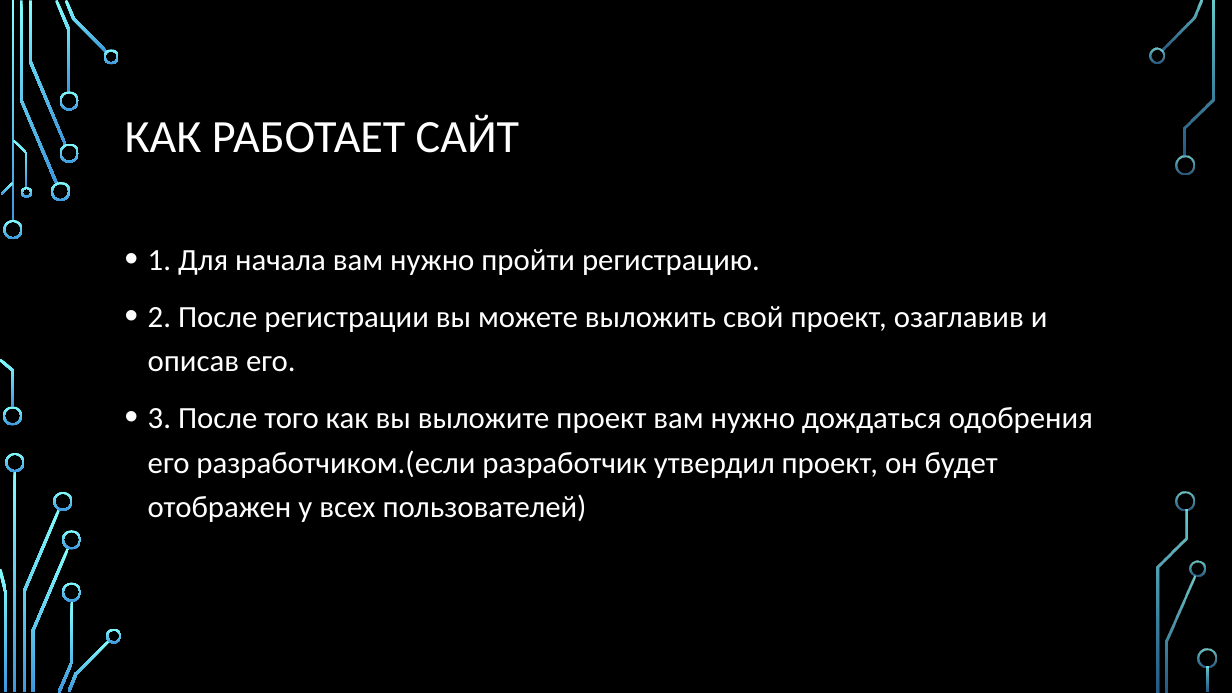
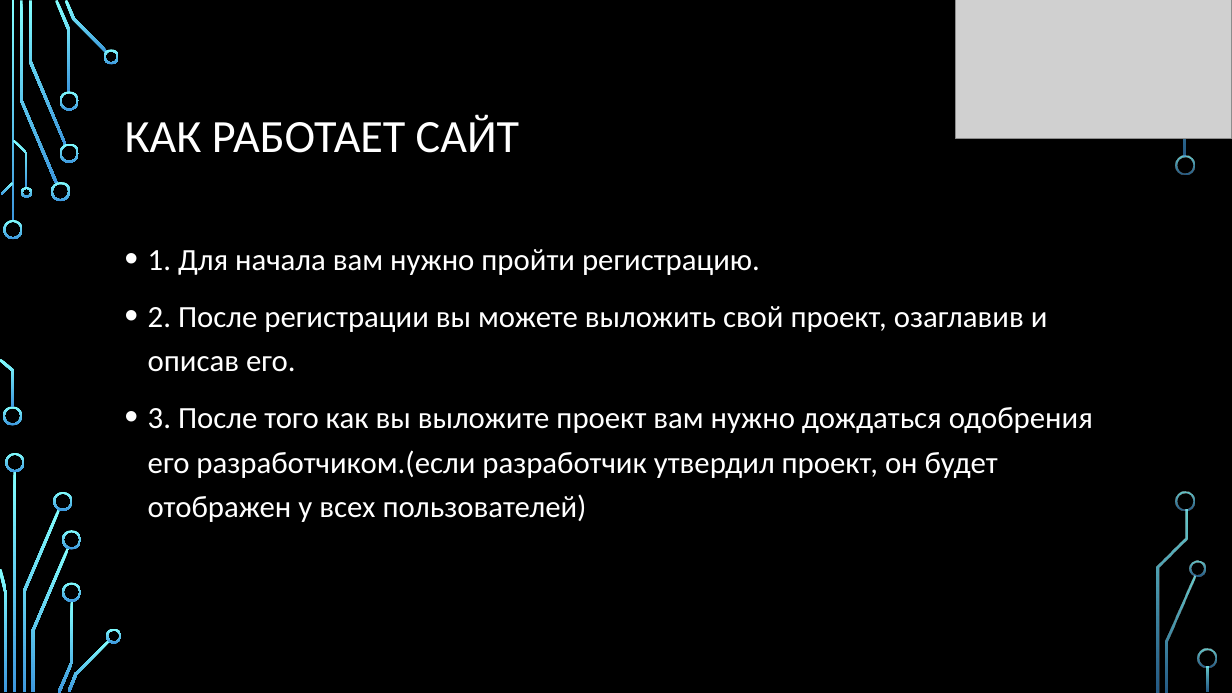
Before and after one commit to ShiderS/project-gallery, a slide deck: slide 5 of ProjectGallery - защита.pptx. Drawn at 1232x693 pixels with LibreOffice and Linux fonts; fonts in the diff are those of the drawing; grey boxes stand for pictures; background and template pictures are left out. Boxes give left, top, right and bottom in pixels: in the first picture for what was removed or moved away, otherwise in the second. Text is boxed around its words. In the diff, an @@ line names an element or a change of style, - is before the commit and + after.

```diff
--- a/ProjectGallery - защита.pptx
+++ b/ProjectGallery - защита.pptx
@@ picture added at (956, 0, 1232, 139) @@
@@ freeform shape removed at (1149, 48, 1165, 64) @@
```
Also in this commit, not shown: 6 other slides changed, 4 other files.
